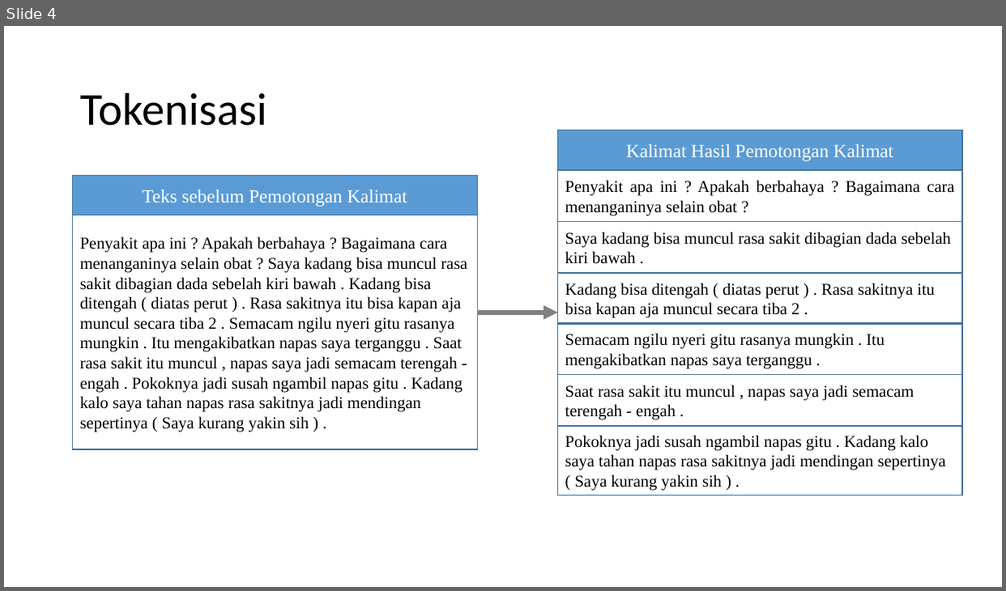
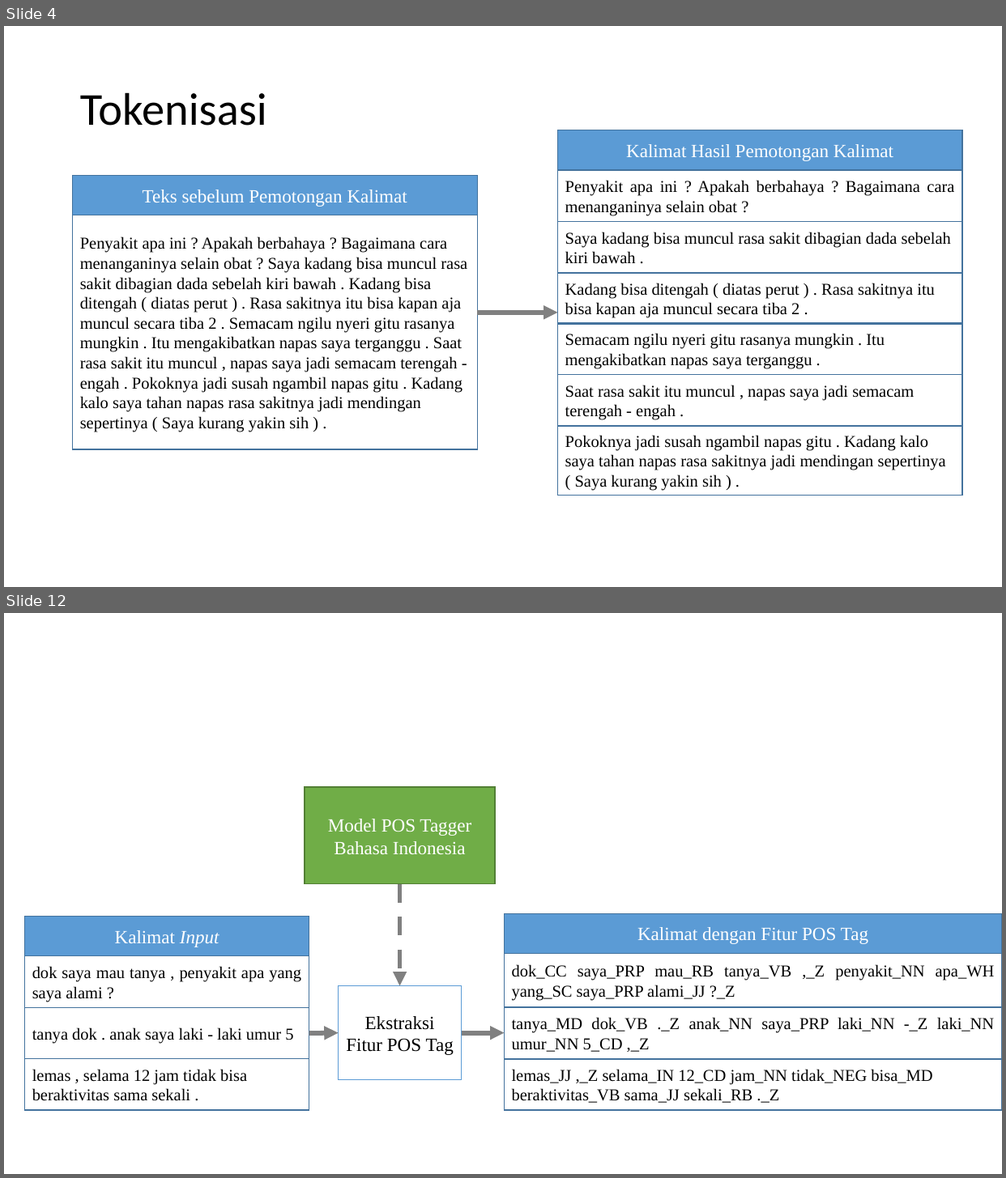
Before and after one commit to valdirachman/srl-doc, a slide deck: images/MER for QA.pptx. Shown one above the other, each under a label of ours: slide 4 before the commit, slides 4 and 12 after it; the slides between them are not shown. The pictures are 1006x591 and 1006x1178 pixels, drawn with LibreOffice and Linux fonts; fonts in the diff are those of the drawing. Boxes give left, top, right and bottom in pixels: in the first picture for what was removed or moved away, otherwise in the second. Text is boxed around its words. In the diff, an @@ line names an element or a change of style, - is before the commit and + after.

```diff
--- a/images/MER for QA.pptx
+++ b/images/MER for QA.pptx
@@ slide 12 added at <box>4,613,1002,1174</box>, background #FFFFFF @@
@@ rectangle added at <box>305,787,495,884</box>, fill #70AD47, outline #538035 1 pt, 18 pt, text #FFFFFF @@
+Model POS Tagger Bahasa Indonesia
@@ arrow added from (400, 884) to (400, 986), #808080 4.5 pt dashed @@
@@ rectangle added at <box>339,986,462,1080</box>, fill #FFFFFF, outline #5B9BD5 1 pt, 18 pt, text #000000 @@
+Ekstraksi Fitur POS Tag
@@ arrow added from (309, 1033) to (339, 1033), #808080 4.5 pt @@
@@ arrow added from (462, 1033) to (504, 1033), #808080 4.5 pt @@
@@ group added at <box>25,916,309,1111</box>: 4 rectangles @@
+Kalimat Input
+dok saya mau tanya , penyakit apa yang saya alami ?
+tanya dok . anak saya laki - laki umur 5
+lemas , selama 12 jam tidak bisa beraktivitas sama sekali .
@@ group added at <box>504,914,1002,1110</box>: 4 rectangles @@
+Kalimat dengan Fitur POS Tag
+dok_CC saya_PRP mau_RB tanya_VB ,_Z penyakit_NN apa_WH yang_SC saya_PRP alami_JJ ?_Z
+tanya_MD dok_VB ._Z anak_NN saya_PRP laki_NN -_Z laki_NN umur_NN 5_CD ,_Z
+lemas_JJ ,_Z selama_IN 12_CD jam_NN tidak_NEG bisa_MD beraktivitas_VB sama_JJ sekali_RB ._Z
```
Also in this commit, not shown: 1 slide changed, 11 other slides added, 39 other files.
